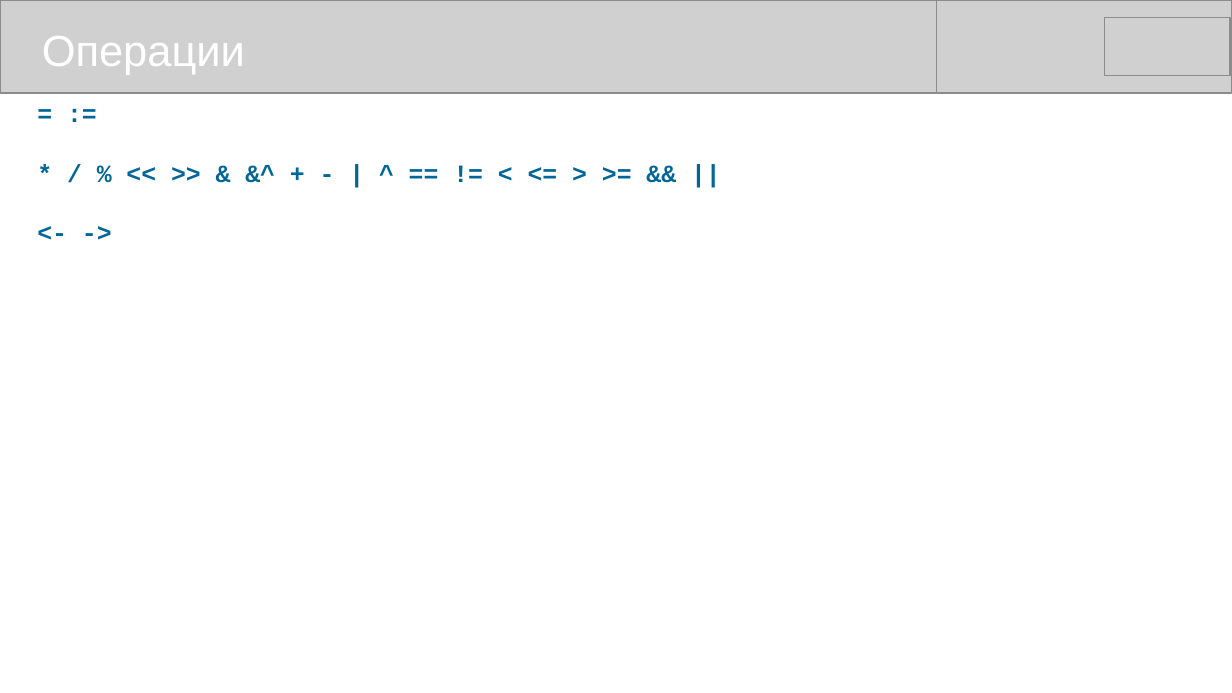
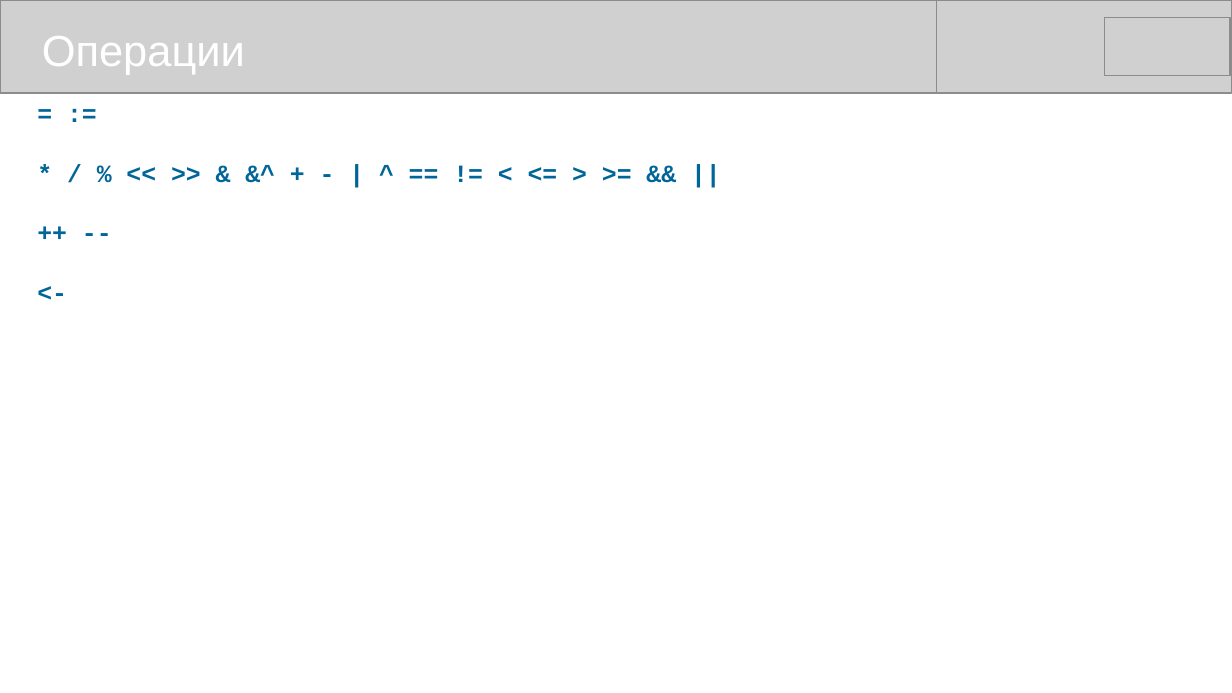
Before and after one commit to mike-shock/Go_language, a slide deck: slide 20 of tutorial/Go_Intro.odp. Drawn at 1232x693 pixels with LibreOffice and Linux fonts; fonts in the diff are those of the drawing; grey boxes stand for pictures. Boxes give left, top, right and bottom in pixels: in the first picture for what was removed or moved away, otherwise in the second. Text is boxed around its words. In the diff, an @@ line names an element or a change of style, - is before the commit and + after.

```diff
--- a/tutorial/Go_Intro.odp
+++ b/tutorial/Go_Intro.odp
@@ text at (27,93,1206,670): text changed @@
-<- ->
+++ --
+<-
```
Also in this commit, not shown: 4 other slides changed, 2 other files.
